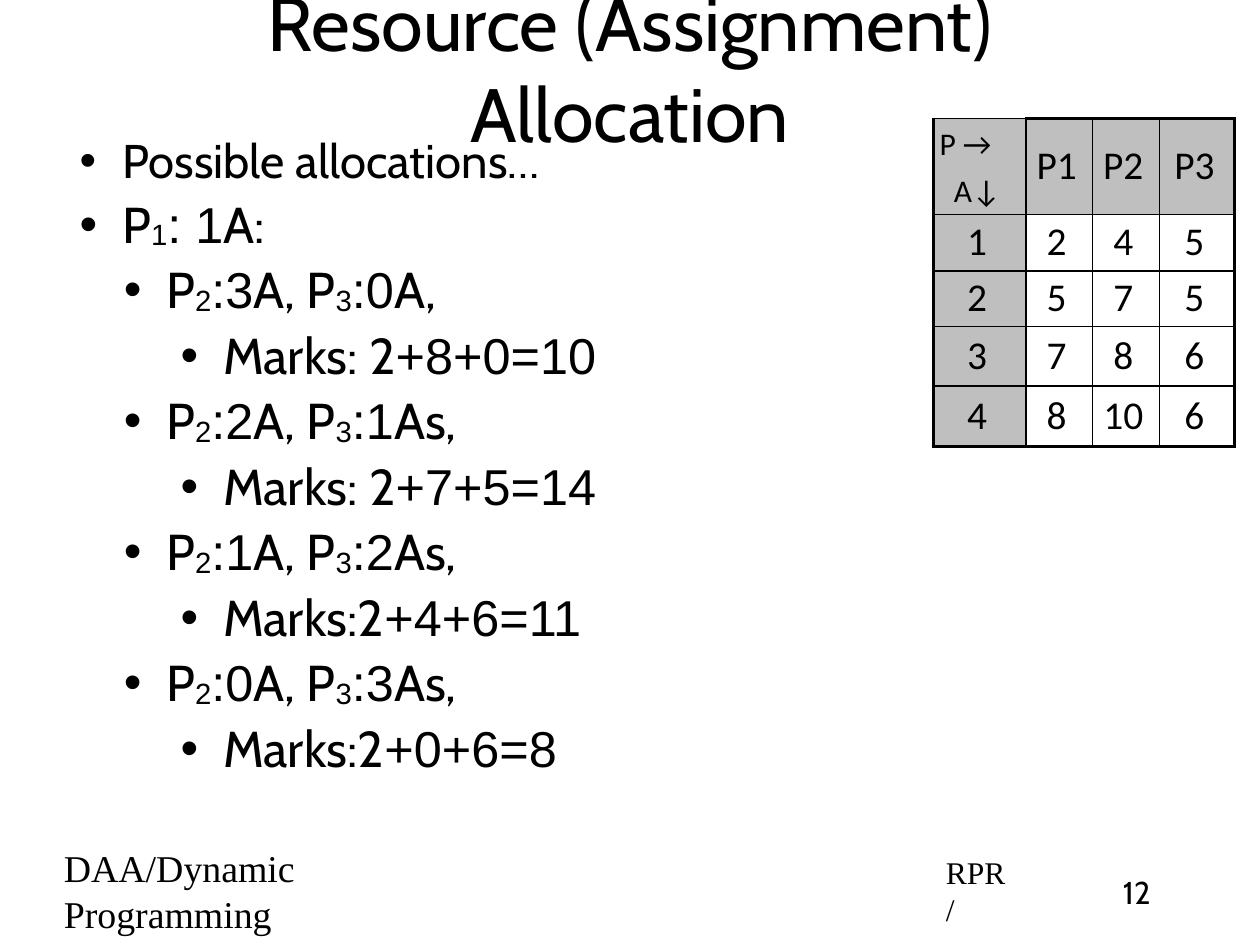
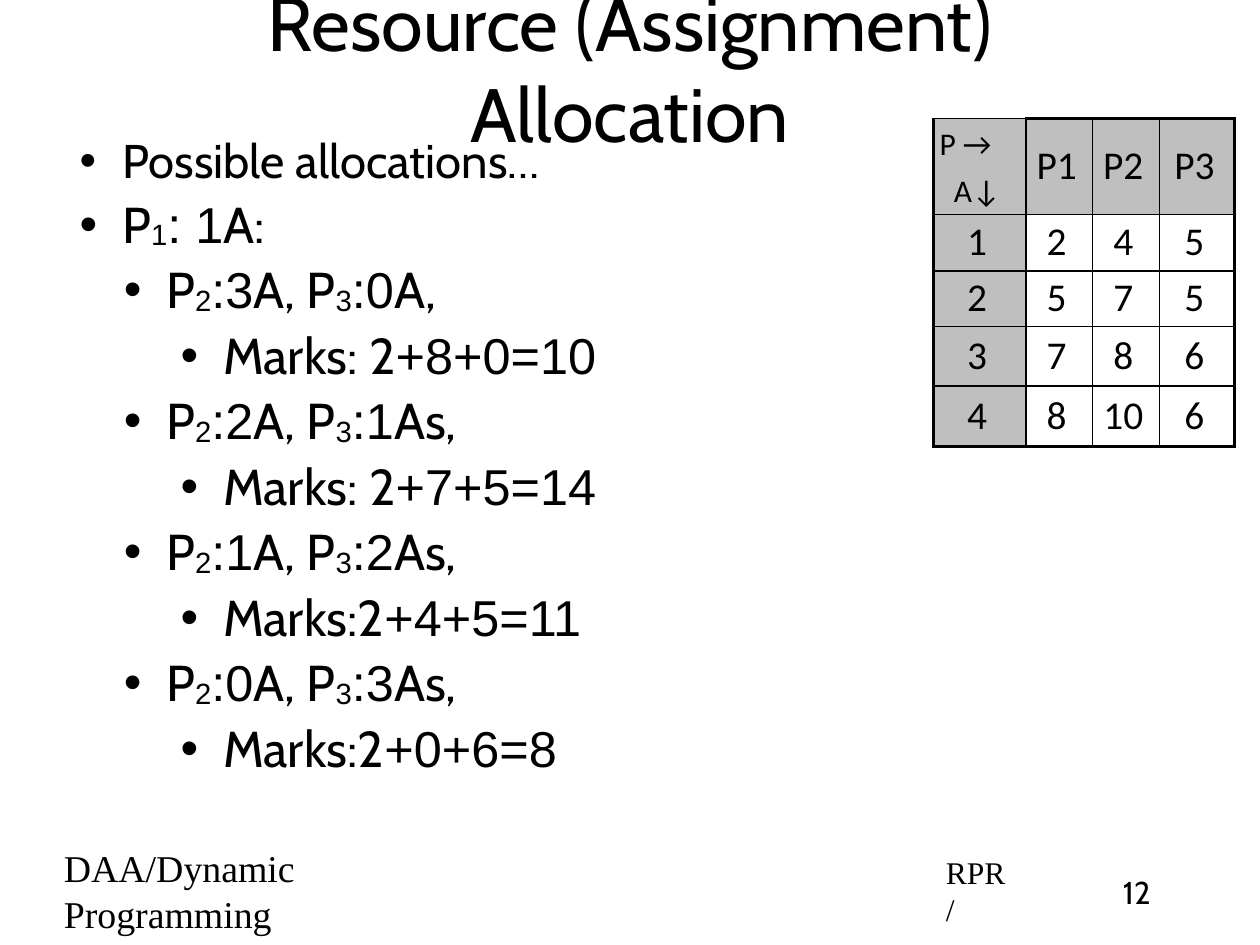
Before and after one commit to rprustagi/2019-17CS43-DAA, a slide deck: slide 12 of Slides-RPR/2019-H1-DAA-L32-DynProg-MultiStage-Graphs.pptx. Drawn at 1260x945 pixels with LibreOffice and Linux fonts; fonts in the diff are those of the drawing. Boxes give left, top, right and bottom in pixels: in the first picture for what was removed or moved away, otherwise in the second. Text is boxed around its words. In the diff, an @@ line names an element or a change of style, - is before the commit and + after.

Commit message:
correct typo/computation error on slide 12

```diff
--- a/Slides-RPR/2019-H1-DAA-L32-DynProg-MultiStage-Graphs.pptx
+++ b/Slides-RPR/2019-H1-DAA-L32-DynProg-MultiStage-Graphs.pptx
@@ text at (x1=223, y1=598, x2=581, y2=637): text changed @@
-    • Marks:2+4+6=11
+    • Marks:2+4+5=11
```
Also in this commit, not shown: 2 other files.
